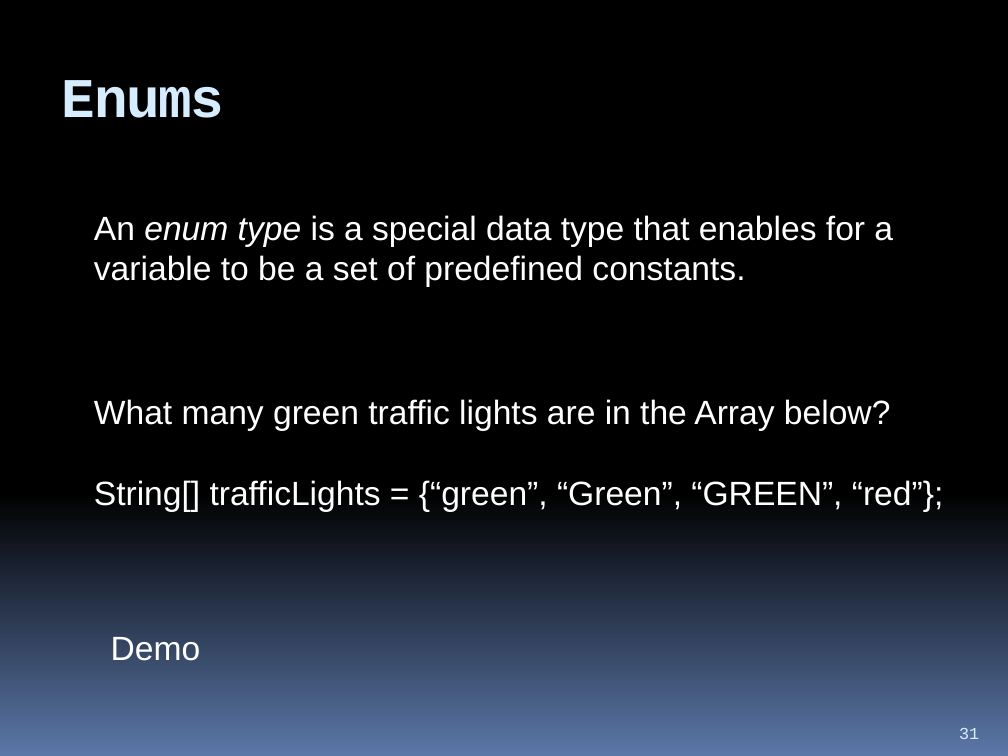
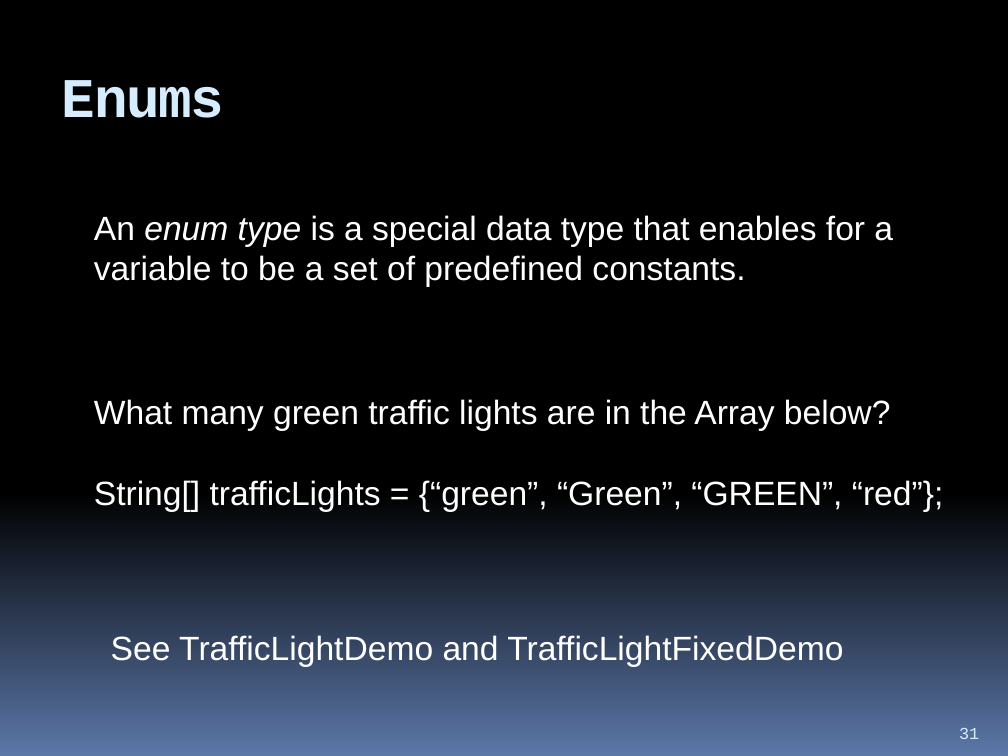
Before and after one commit to hchan/comp2613, a slide deck: slide 31 of coursePresentation.pptx. Drawn at 1008x756 pixels with LibreOffice and Linux fonts; fonts in the diff are those of the drawing. Boxes give left, top, right and bottom in pixels: in the first picture for what was removed or moved away, otherwise in the second. Text is boxed around its words. In the diff, an @@ line names an element or a change of style, - is before the commit and + after.

```diff
--- a/coursePresentation.pptx
+++ b/coursePresentation.pptx
@@ text removed at box(111, 637, 201, 661) @@
-Demo
@@ text added at box(111, 635, 843, 667), 24 pt, text #FFFFFF @@
+See TrafficLightDemo and TrafficLightFixedDemo
```
Also in this commit, not shown: 2 other slides changed, 3 other files.
